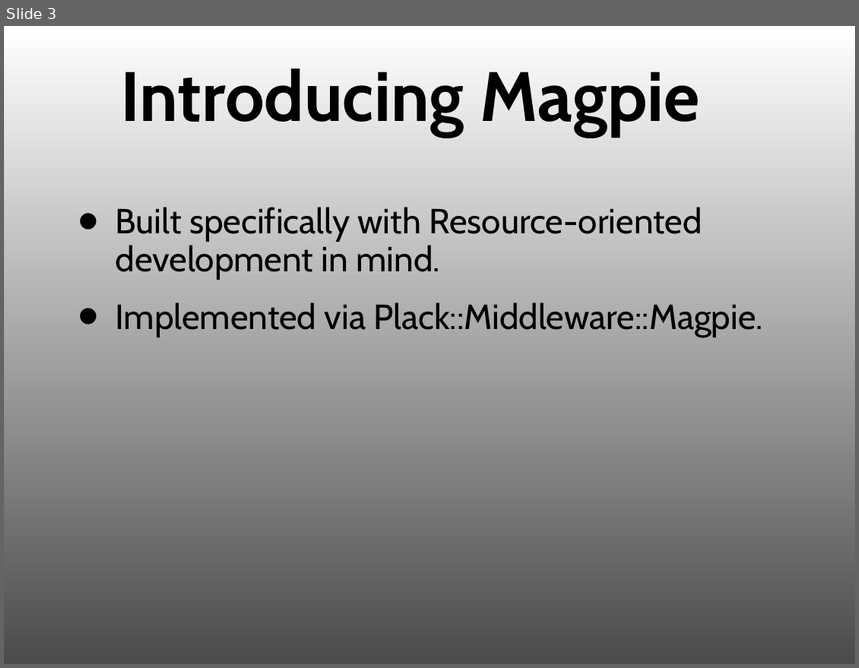
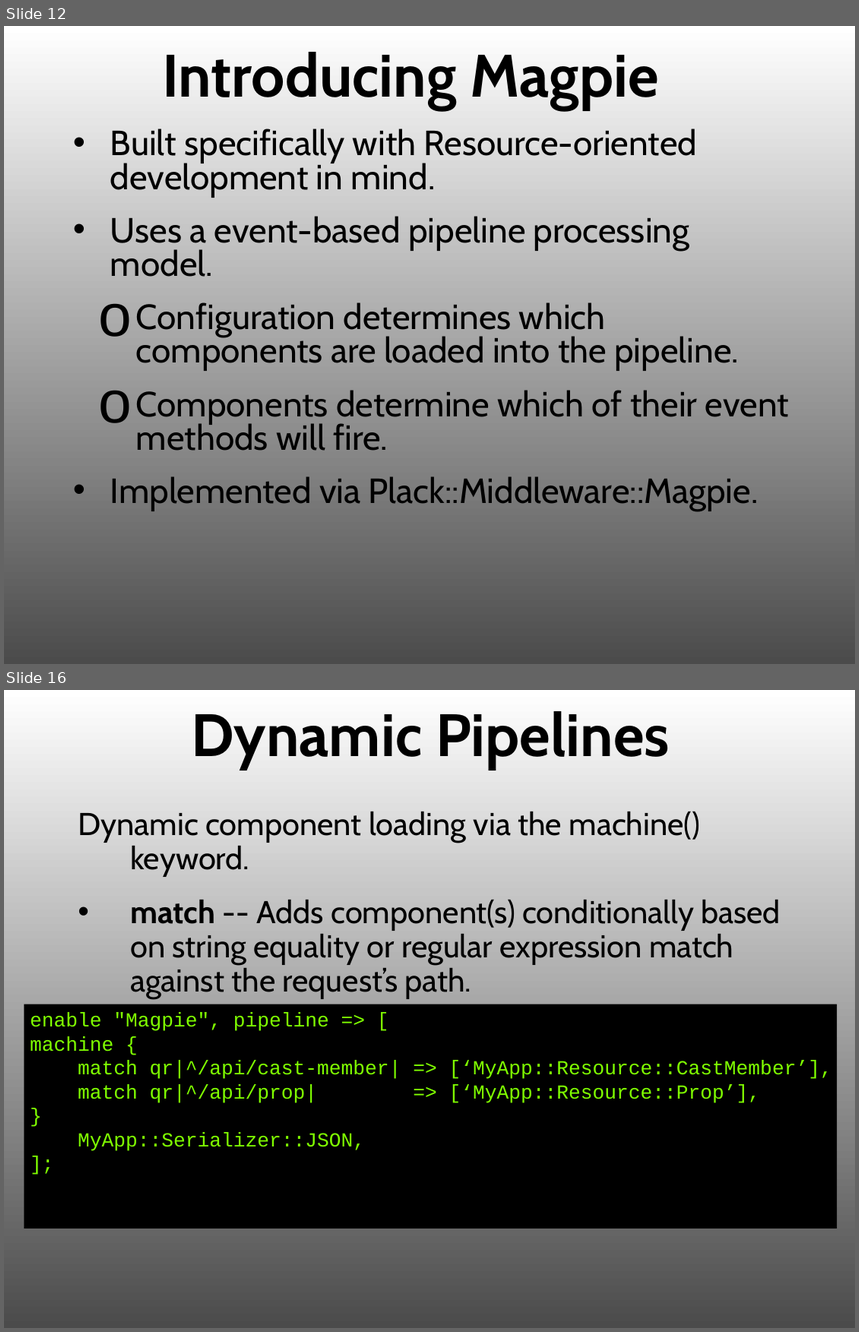
Before and after one commit to ubu/yapcna_2012, a slide deck: magpie.ppt. Shown one above the other, each under a label of ours: slide 3 before the commit, slides 12 and 16 after it; the slides between them are not shown. The pictures are 859x668 and 859x1332 pixels, drawn with LibreOffice and Linux fonts; fonts in the diff are those of the drawing. Boxes give left, top, right and bottom in pixels: in the first picture for what was removed or moved away, otherwise in the second. Text is boxed around its words. In the diff, an @@ line names an element or a change of style, - is before the commit and + after.

Commit message:
Welp, this will have to do...

```diff
--- a/magpie.ppt
+++ b/magpie.ppt
@@ slide 16 added at [4,690,855,1328], background gradient #FFFFFF to #4B4B4B @@
@@ title added at [191,711,670,769], 72 pt, text #000000, bold @@
+Dynamic Pipelines
@@ text added at [78,812,781,999], 38 pt, text #000000 @@
+Dynamic component loading via the machine() keyword.
+• match -- Adds component(s) conditionally based on string equality or regular expression match against the request’s path.
@@ rectangle added at [24,1005,837,1229], fill #000000, 24 pt, text #80FF00 @@
+enable "Magpie", pipeline => [
+machine {
+match qr|^/api/cast-member| => [‘MyApp::Resource::CastMember’],
+match qr|^/api/prop| => [‘MyApp::Resource::Prop’],
+}
+MyApp::Serializer::JSON,
+];
@@ what was slide 3 is now slide 12 @@
@@ slide 12 changed as well @@
@@ title "Introducing Magpie" at [162,52,658,110]: size 84 to 72 pt @@
@@ text "Built specifically with Resource-oriented development ...": place and size @@
-text "Built specifically with Resource-oriented development ..." at [116,207,763,338]
+text "Built specifically with Resource-oriented development ..." at [110,129,789,512]
@@ text at [110,129,759,512]: line spacing 0.9 to 0.8 @@
@@ text at [110,216,789,451]: paragraphs added @@
+• Uses a event-based pipeline processing model.
+  o Configuration determines which components are loaded into the pipeline.
+  o Components determine which of their event methods will fire.
```
Also in this commit, not shown: 1 other slide changed, 24 other slides added, 5 other files.
